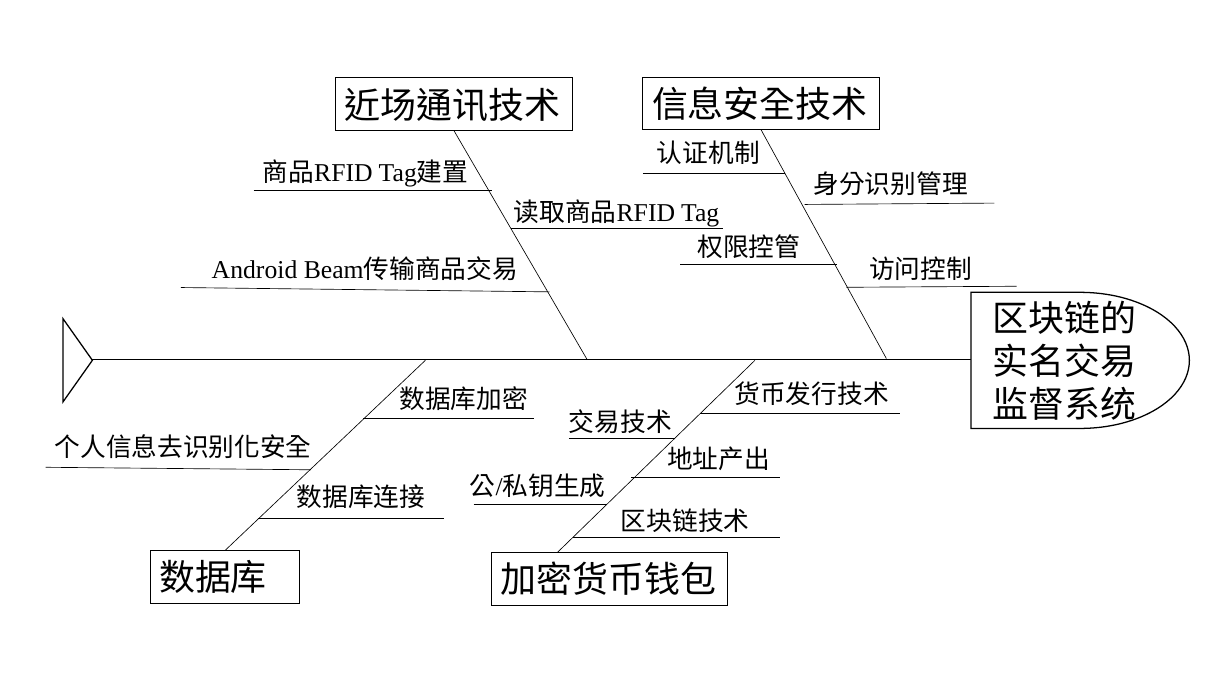
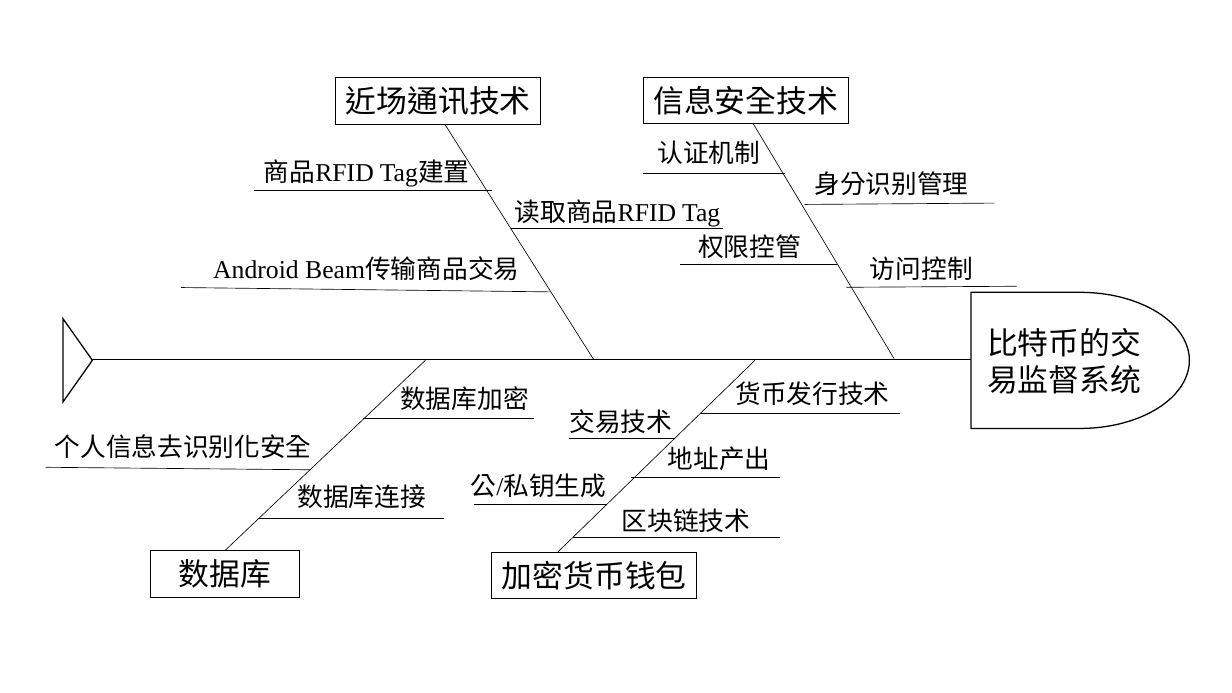
Before and after one commit to ChenPoWei/pkuthss, a slide deck: slide 1 of visio/2017.07.04魚骨圖v2.pptx. Drawn at 1232x693 pixels with LibreOffice and Linux fonts; fonts in the diff are those of the drawing. Boxes give left, top, right and bottom in pixels: in the first picture for what was removed or moved away, otherwise in the second. Text is boxed around its words. In the diff, an @@ line names an element or a change of style, - is before the commit and + after.

```diff
--- a/visio/2017.07.04魚骨圖v2.pptx
+++ b/visio/2017.07.04魚骨圖v2.pptx
@@ size 28 to 24 pt; alignment left to centre in 4 elements at [150, 551, 299, 597], [643, 77, 848, 123], [492, 553, 697, 599], [335, 78, 541, 124] @@
@@ rectangle "近场通讯技术": place and size @@
-rectangle "近场通讯技术" at [335, 78, 572, 130]
+rectangle "近场通讯技术" at [335, 78, 541, 124]
@@ rectangle "信息安全技术": place and size @@
-rectangle "信息安全技术" at [643, 77, 880, 129]
+rectangle "信息安全技术" at [643, 77, 848, 123]
@@ line moved from (454, 130) - (587, 360) to (445, 125) - (593, 360) @@
@@ line moved from (762, 130) - (886, 359) to (753, 124) - (895, 359) @@
@@ alignment left to centre in 4 elements at [658, 136, 761, 164], [264, 159, 470, 187], [515, 199, 720, 227], [213, 258, 519, 280] @@
@@ text in flow chart delay at [987, 328, 1141, 394]: text changed; size 28 to 24 pt @@
-区块链的实名交易监督系统
+比特币的交易监督系统
@@ rectangle "数据库": place and size @@
-rectangle "数据库" at [150, 551, 299, 604]
+rectangle "数据库" at [150, 551, 299, 597]
@@ rectangle "加密货币钱包": place and size @@
-rectangle "加密货币钱包" at [492, 553, 728, 605]
+rectangle "加密货币钱包" at [492, 553, 697, 599]
```
Also in this commit, not shown: 9 other files.
